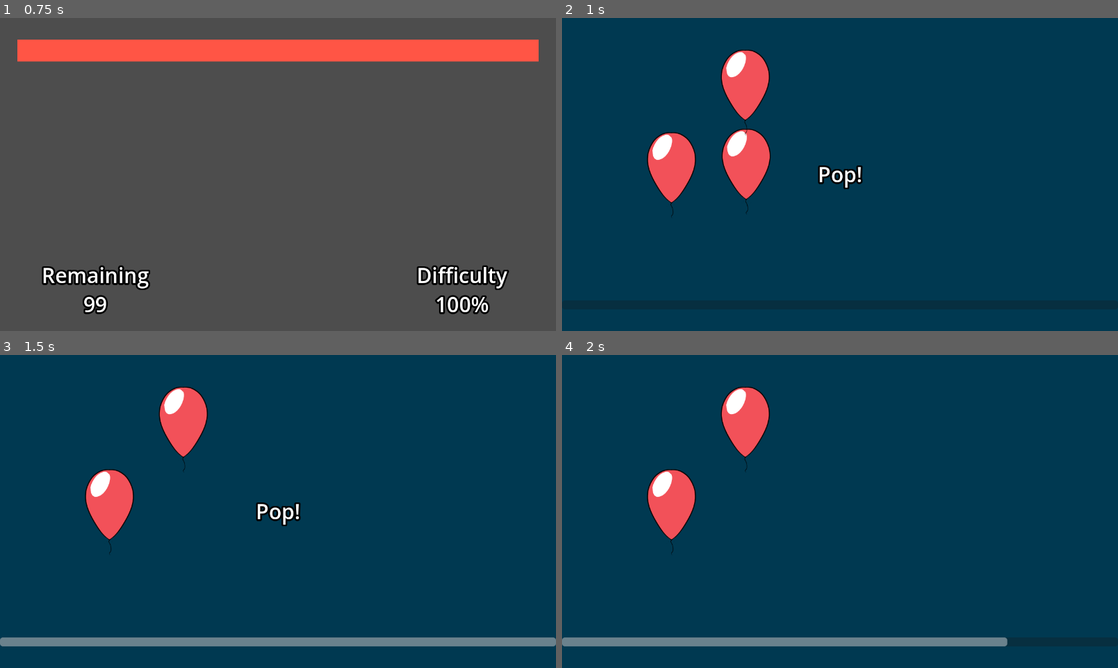
Above: before the commit, frames 1-4 (two rows, left to right).
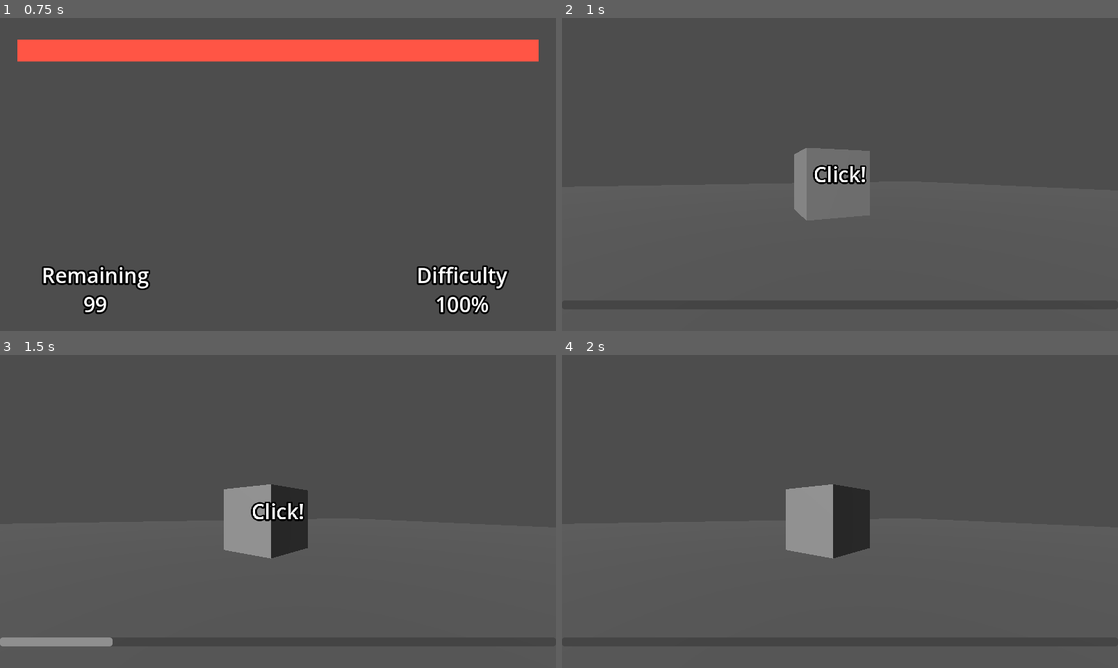
Above: after the commit, the same moments.

Repository: GDAC-at-Davis/GDAC-minigame-framework
Game: Godot game, scene res://minigames/balloon_popper/BalloonPopperTester.tscn
The game is run twice, just before and just after one commit, with the same random seed, the same clock (stepped at 60 frames per second) and the same inputs.
Inputs (mouse positions are in pixels of both pictures, inside the frame that each line leads up to):
- Up to frame 1 (0.75 s): tap Enter at 0.5 s; move the mouse to (400, 158) at 0.52 s; hold D (right) from 0.53 s (still down); click (400, 158) at 0.6 s
- Up to frame 2 (1 s): keep holding D (right)
- Up to frame 3 (1.5 s): move the mouse to (183, 502) at 1.27 s; release D (right) at 1.28 s; hold S (down) from 1.28 s (still down); click (183, 502) at 1.35 s
- Up to frame 4 (2 s): keep holding S (down)

Frame 1 is identical in both runs. In frame 2, 100% of the frame differs, in the area x 0-100%, y 0-100%; in frame 3, 100%; in frame 4, 100%.

Commit message:
Minigame is an inherited class instead of being a component

Diff:
--- a/MinigameFramework/minigames/balloon_popper/BalloonPopper.tscn
+++ b/MinigameFramework/minigames/balloon_popper/BalloonPopper.tscn
@@ -19,9 +19,7 @@
 initial_velocity_max = 862.08
 gravity = Vector3(0, -100, 0)
 
-[node name="BalloonPopper" type="Node2D"]
-
-[node name="MinigameComponent" type="Node" parent="."]
+[node name="BalloonPopper" type="Node"]
 script = ExtResource("1_tqulc")
 instruction = "Pop!"
 metadata/_custom_type_script = "uid://yiv2g3c50yqb"
--- a/MinigameFramework/minigames/balloon_popper/BalloonPopperTester.tscn
+++ b/MinigameFramework/minigames/balloon_popper/BalloonPopperTester.tscn
@@ -1,12 +1,13 @@
-[gd_scene load_steps=5 format=3 uid="uid://cmt8qa0bm0twj"]
+[gd_scene load_steps=6 format=3 uid="uid://cmt8qa0bm0twj"]
 
 [ext_resource type="Script" uid="uid://cdew1xe6o4dv5" path="res://scripts/minigame_tester.gd" id="1_i77dh"]
 [ext_resource type="PackedScene" uid="uid://bpacr2w3cuiyw" path="res://minigames/balloon_popper/BalloonPopper.tscn" id="2_gp8vr"]
 [ext_resource type="Script" uid="uid://p73k0qpka7a6" path="res://scripts/minigame_group.gd" id="3_mpry2"]
+[ext_resource type="PackedScene" uid="uid://cgmlbwqta8dhl" path="res://minigames/test_3d/Test3D.tscn" id="3_t3okw"]
 
 [sub_resource type="Resource" id="Resource_t3okw"]
 script = ExtResource("3_mpry2")
-minigames = Array[PackedScene]([ExtResource("2_gp8vr")])
+minigames = Array[PackedScene]([ExtResource("2_gp8vr"), ExtResource("3_t3okw")])
 total_minigames = 99
 total_lives = 99
 difficulty_rate = 1
--- a/MinigameFramework/minigames/balloon_popper/balloon_minigame.gd
+++ b/MinigameFramework/minigames/balloon_popper/balloon_minigame.gd
@@ -1,11 +1,11 @@
-extends MinigameComponent
+extends Minigame
 
 var balloon_packed_scene: PackedScene = preload("res://minigames/balloon_popper/Balloon.tscn")
 var balloons: Array[Area2D]
 var pop_count: int = 0
 var balloon_amount: int = 3
 
-@onready var particles: GPUParticles2D = $"../BalloonParticles"
+@onready var particles: GPUParticles2D = $BalloonParticles
 
 func start():
 	# Adjust for difficulty
--- a/MinigameFramework/minigames/test_3d/Test3D.tscn
+++ b/MinigameFramework/minigames/test_3d/Test3D.tscn
@@ -1,14 +1,12 @@
 [gd_scene load_steps=4 format=3 uid="uid://cgmlbwqta8dhl"]
 
-[ext_resource type="Script" uid="uid://cte65f2kvwe34" path="res://minigames/test_3d/test_3d_minigame.gd" id="1_s00ru"]
+[ext_resource type="Script" uid="uid://cte65f2kvwe34" path="res://minigames/test_3d/test_3D_minigame.gd" id="1_s00ru"]
 
 [sub_resource type="BoxMesh" id="BoxMesh_s00ru"]
 
 [sub_resource type="PlaneMesh" id="PlaneMesh_s00ru"]
 
-[node name="Test3d" type="Node3D"]
-
-[node name="MinigameComponent" type="Node" parent="."]
+[node name="Test3d" type="Node"]
 script = ExtResource("1_s00ru")
 instruction = "Click!"
 metadata/_custom_type_script = "uid://yiv2g3c50yqb"
@@ -19,6 +17,7 @@
 
 [node name="Camera3D" type="Camera3D" parent="."]
 transform = Transform3D(0.924938, 0, -0.380118, 0, 1, 0, 0.380118, 0, 0.924938, -1.13822, 0.745456, 3.25783)
+current = true
 
 [node name="MeshInstance3D2" type="MeshInstance3D" parent="."]
 transform = Transform3D(14.475, 0, 0, 0, 14.475, 0, 0, 0, 14.475, 0, 0, 0)
--- a/MinigameFramework/minigames/test_3d/test_3D_minigame.gd
+++ b/MinigameFramework/minigames/test_3d/test_3D_minigame.gd
@@ -1,6 +1,6 @@
-extends MinigameComponent
+extends Minigame
 
-@onready var cube: MeshInstance3D = $"../MeshInstance3D"
+@onready var cube: MeshInstance3D = $MeshInstance3D
 
 func run():
 	if Input.is_action_just_pressed("primary"):
--- a/MinigameFramework/scripts/minigame_component.gd
+++ b/MinigameFramework/scripts/minigame.gd
@@ -1,4 +1,4 @@
-class_name MinigameComponent
+class_name Minigame
 extends Node
 
 @export_category("Information")
--- a/MinigameFramework/scripts/minigame_manager.gd
+++ b/MinigameFramework/scripts/minigame_manager.gd
@@ -29,8 +29,7 @@
 	get():
 		return minigames_left
 
-var current_minigame_node: Node
-var current_minigame_component: MinigameComponent
+var current_minigame_node: Minigame
 var instruction_timer: Timer
 var transition_timer: Timer
 
@@ -101,23 +100,19 @@
 		minigame_scene = data.minigames[_minigame_idx]
 	_minigame_idx += 1
 	current_minigame_node = minigame_scene.instantiate()
-	for child in current_minigame_node.get_children():
-		if child is MinigameComponent:
-			current_minigame_component = child
-	current_minigame_component.minigame_manager = self
+	current_minigame_node.minigame_manager = self
 	minigame_layer.add_child(current_minigame_node)
 
 	transition_layer.visible = false
 	minigame_ui_layer.visible = true
 	instruction_label.visible = true
 	instruction_timer.start(INSTRUCTION_DISPLAY_TIME)
-	instruction_label.text = current_minigame_component.instruction
+	instruction_label.text = current_minigame_node.instruction
 
 
 func stop_minigame() -> void:
 	current_minigame_node.queue_free()
 	current_minigame_node = null
-	current_minigame_component = null
 	minigames_left -= 1
 	if (data.total_minigames - minigames_left) % data.difficulty_rate == 0:
 		difficulty_scale += data.difficulty_step
Renamed: MinigameFramework/scripts/minigame_component.gd.uid -> MinigameFramework/scripts/minigame.gd.uid
